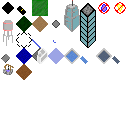
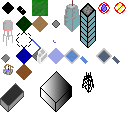
Comparing the layer stacks of the two 128×128 images. Changes:
added layer "power line" above "genericbuilding #1" over box(82, 72, 94, 93)
added layer "genericbuilding #1" above "genericbuilding" over box(40, 71, 72, 112)
added layer "genericbuilding" above "Pasted Layer #1" over box(0, 83, 24, 112)
